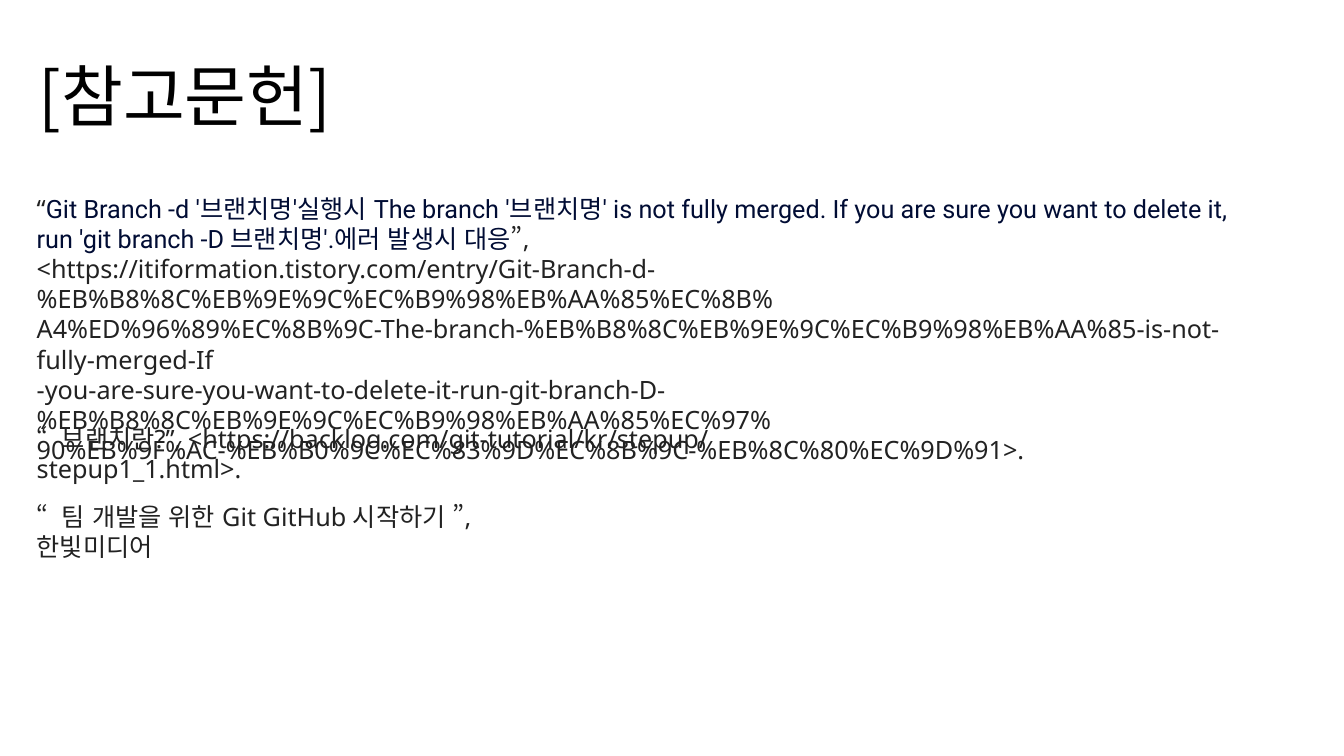
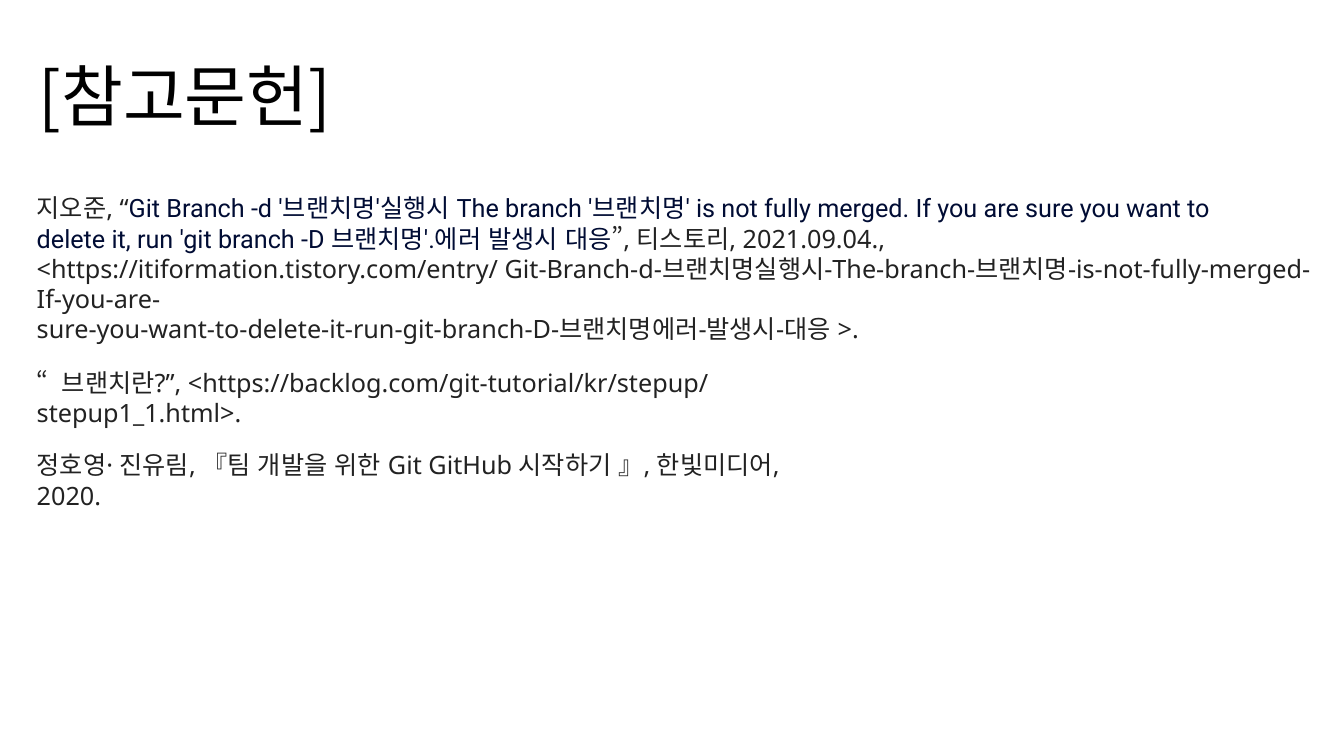
Before and after one commit to SeungHeeNoh/study_well, a slide deck: slide 47 of docs/3. git branch.pptx. Drawn at 1344x756 pixels with LibreOffice and Linux fonts; fonts in the diff are those of the drawing. Boxes give left, top, right and bottom in pixels: in the first picture for what was removed or moved away, otherwise in the second. Text is boxed around its words. In the diff, an @@ line names an element or a change of style, - is before the commit and + after.

Commit message:
study 자료 > 참고 문헌 표기 변경

```diff
--- a/docs/3. git branch.pptx
+++ b/docs/3. git branch.pptx
@@ text at <box>37,196,1311,344</box>: text changed @@
-“Git Branch -d '브랜치명'실행시 The branch '브랜치명' is not fully merged. If you are sure you want to delete it,
-run 'git branch -D 브랜치명'.에러 발생시 대응”,
-<https://itiformation.tistory.com/entry/Git-Branch-d-%EB%B8%8C%EB%9E%9C%EC%B9%98%EB%AA%85%EC%8B%
-A4%ED%96%89%EC%8B%9C-The-branch-%EB%B8%8C%EB%9E%9C%EC%B9%98%EB%AA%85-is-not-fully-merged-If
--you-are-sure-you-want-to-delete-it-run-git-branch-D-%EB%B8%8C%EB%9E%9C%EC%B9%98%EB%AA%85%EC%97%
-90%EB%9F%AC-%EB%B0%9C%EC%83%9D%EC%8B%9C-%EB%8C%80%EC%9D%91>.
+지오준, “Git Branch -d '브랜치명'실행시 The branch '브랜치명' is not fully merged. If you are sure you want to
+delete it, run 'git branch -D 브랜치명'.에러 발생시 대응”, 티스토리, 2021.09.04.,
+<https://itiformation.tistory.com/entry/ Git-Branch-d-브랜치명실행시-The-branch-브랜치명-is-not-fully-merged-If-you-are-
+sure-you-want-to-delete-it-run-git-branch-D-브랜치명에러-발생시-대응 >.
@@ text "“브랜치란?”, <https://backlog.com/git-tutorial/kr/stepup/stepup1 ..." rewrapped from <box>37,422,708,484</box> to <box>37,371,708,428</box> @@
@@ text at <box>37,452,780,478</box>: text changed @@
-“팀 개발을 위한 Git GitHub 시작하기 ”, 한빛미디어
+정호영· 진유림, 『팀 개발을 위한 Git GitHub 시작하기 』, 한빛미디어, 2020.
```
